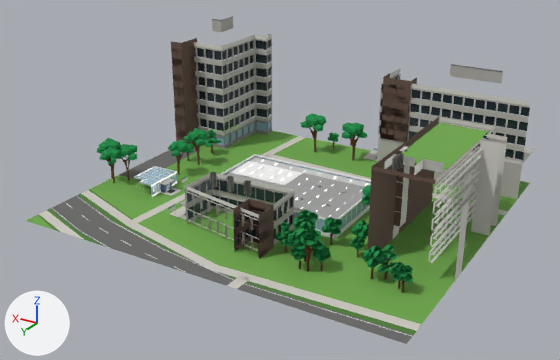
Before and after pictures for a commit that changed the FBX model unity/KatsushikaCampusDays/Assets/Models/Interiors/lab1.fbx.
The view is the same before and after, from a 50 mm camera at (-90.3, 172.0, 83.0) aimed at (1.5, 18.9, 6.5). The axes (+X, +Y, +Z) are drawn at lower left. The lights are the same throughout. The older version comes first. Where no turn or scale is listed for an object, it has been applied to the vertices.

The scene before the commit, as lines of its bpy script (objects in view):
```python
ob_ext_lab1 = bpy.data.objects.new('ext_lab1', me_ext_lab1)
ob_ext_lab1.location = (0.0, 0.0, 0.0)
ob_ext_lab1_trees = bpy.data.objects.new('ext_lab1_trees', me_ext_lab1_trees)
ob_ext_lab1_trees.location = (0.0, 0.0, 0.0)
ob_wall_lab1 = bpy.data.objects.new('wall_lab1', me_wall_lab1)
ob_wall_lab1.location = (0.0, 0.0, 0.0)
```
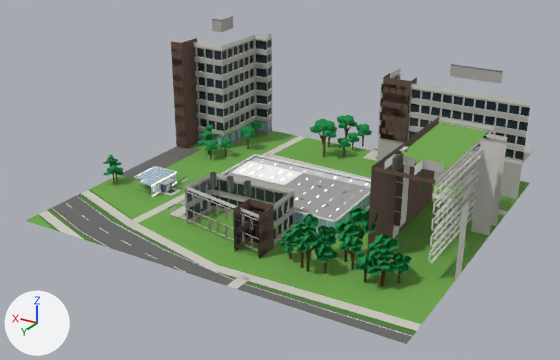
Boxes (x1, y1, x2, y2) around the edits, measured in the pictures (560 x 360 px):
```json
{"object": "ext_lab1_trees", "change": "reshaped", "before": [96, 113, 413, 293], "after": [103, 115, 426, 286]}
{"part": 1, "of": "me_ext_lab1_trees", "change": "rebuilt", "before": [301, 233, 317, 245], "after": [303, 234, 318, 246]}
{"part": 2, "of": "me_ext_lab1_trees", "change": "rebuilt", "before": [306, 229, 321, 241], "after": [303, 230, 318, 242]}
{"part": 3, "of": "me_ext_lab1_trees", "change": "deleted", "before": [96, 113, 413, 293]}
{"part": 4, "of": "me_ext_lab1_trees", "change": "built on", "before": [305, 248, 389, 280], "after": [279, 183, 426, 286], "on screen": "mostly hidden before"}
{"part": 5, "of": "me_ext_lab1_trees", "change": "built on", "before": [315, 115, 327, 124], "after": [310, 115, 372, 157]}
{"part": 6, "of": "me_ext_lab1_trees", "change": "built on", "after": [197, 120, 261, 160]}
{"part": 7, "of": "me_ext_lab1_trees", "change": "built on", "before": [111, 164, 115, 183], "after": [103, 155, 124, 183]}
```

The change, as JSON lines over the scene's bpy script:
```json
{"block": "me_ext_lab1_trees", "where": "# used by ob_ext_lab1_trees; location = (0.0, 0.0, 0.0)"}
{"op": "remove", "block": "me_ext_lab1_trees", "code": "me_ext_lab1_trees.from_pydata(...)  # 3758 vertices, 2984 faces; spans x -43.9..53.1, y -30.0..48.2, z 0.0..11.6"}
{"op": "add", "block": "me_ext_lab1_trees", "code": "me_ext_lab1_trees.from_pydata(...)  # 3931 vertices, 3181 faces; spans x -41.8..49.5, y -31.3..49.0, z 0.0..11.6"}
{"block": "me_ext_lab1_trees", "change": "me_ext_lab1_trees part 1: the loose piece of 11 vertices spanning x -23.4..-20.0, y 44.5..47.7, z 7.7..9.5 is rebuilt with 10 vertices and now spans x -23.7..-20.5, y 44.4..47.6, z 7.6..9.4"}
{"block": "me_ext_lab1_trees", "change": "me_ext_lab1_trees part 2: the loose piece of 11 vertices spanning x -23.2..-20.0, y 42.4..45.5, z 7.7..9.6 is rebuilt with 11 vertices and now spans x -22.7..-19.4, y 42.7..46.1, z 7.6..9.4"}
{"block": "me_ext_lab1_trees", "change": "me_ext_lab1_trees part 3: 310 loose pieces with 3364 vertices, spanning x -43.9..53.1, y -30.0..48.2, z 0.0..11.6, are deleted"}
{"block": "me_ext_lab1_trees", "change": "me_ext_lab1_trees part 4: 241 vertices removed from x -37.3..-14.8, y 3.4..46.1, z 0.0..7.9; 2286 vertices added at x -41.8..-12.2, y 0.2..49.0, z 0.0..11.6"}
{"block": "me_ext_lab1_trees", "change": "me_ext_lab1_trees part 5: 11 vertices removed from x 8.3..12.2, y -20.0..-15.8, z 9.3..11.5; 721 vertices added at x -1.0..11.6, y -31.3..-12.2, z 0.0..11.2"}
{"block": "me_ext_lab1_trees", "change": "me_ext_lab1_trees part 6: 15 vertices removed from x 36.4..36.8, y -0.8..-0.1, z 2.9..7.3; 571 vertices added at x 27.6..39.8, y -21.3..5.4, z 0.0..9.2"}
{"block": "me_ext_lab1_trees", "change": "me_ext_lab1_trees part 7: 1 vertex moved within x 46.4, y 30.3, z 0.0; 33 vertices removed from x 45.8..46.8, y 29.4..31.3, z 0.0..5.7; 260 vertices added at x 43.7..49.5, y 27.4..33.9, z 0.0..8.1"}
{"block": "me_ext_lab1_trees", "change": "other edits to the shape of me_ext_lab1_trees do not show in these pictures"}
```
